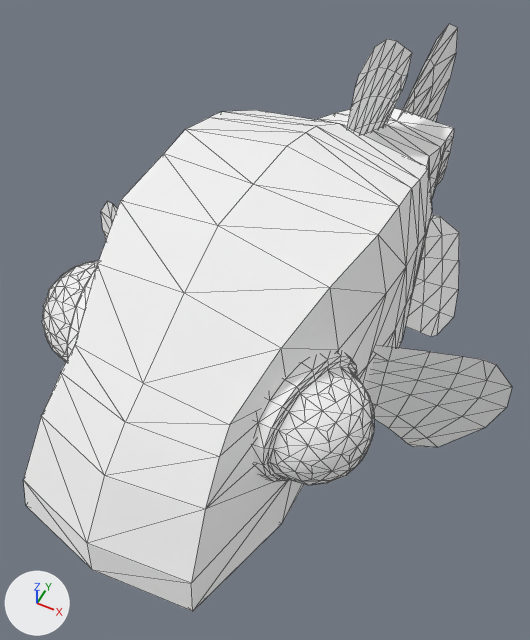
What one commit did to the glTF model public/objects/ArmoredCatfish/ArmoredCatfish.glb.
Before and after are seen from a 50 mm camera at (1.78, -3.64, 4.01) aimed at (0.03, -0.13, -0.38). Every picture has the same lights, and +X, +Y and +Z are marked at lower left. Mesh edges are drawn as thin lines.

In view in the first picture: 'ArmoredCatfish'.
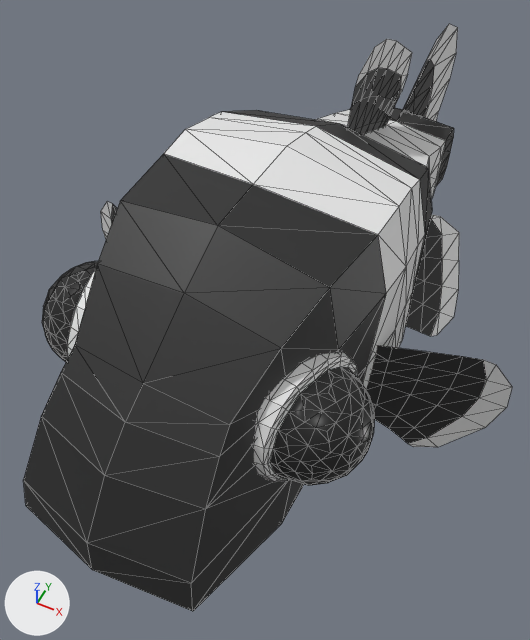
Edits to the scene script, one JSON object a line:
```json
{"op": "set", "path": "mat_armoredcatfish_main.metallic", "old": "1.0", "new": "0.0"}
{"op": "set", "path": "mat_armoredcatfish_main.roughness", "old": "1.0", "new": "0.5"}
{"op": "set", "path": "mat_armoredcatfish_main.base_color", "old": "(1.0, 1.0, 1.0)", "new": "(0.0185, 0.0185, 0.0185)", "note": "white #ffffff -> black #252525"}
{"op": "set", "path": "mat_armoredcatfish_light.metallic", "old": "1.0", "new": "0.0"}
{"op": "set", "path": "mat_armoredcatfish_light.roughness", "old": "1.0", "new": "0.5"}
{"op": "set", "path": "mat_armoredcatfish_light.base_color", "old": "(1.0, 1.0, 1.0)", "new": "(0.8, 0.8, 0.8)", "note": "white #ffffff -> white #e7e7e7"}
{"op": "set", "path": "mat_eyes.metallic", "old": "1.0", "new": "0.0"}
{"op": "set", "path": "mat_eyes.base_color", "old": "(1.0, 1.0, 1.0)", "new": "(0.0111, 0.0111, 0.0111)", "note": "white #ffffff -> black #1b1b1b"}
{"op": "set", "path": "mat_eyes.roughness", "old": "1.0", "new": "0.312"}
```

Pixel boxes (x1, y1, x2, y2) of what changed, in the pictures (530 x 640 px):
```json
{"object": "ArmoredCatfish", "change": "recoloured, surface changed", "before": [24, 24, 512, 611], "after": [24, 24, 512, 611]}
```
